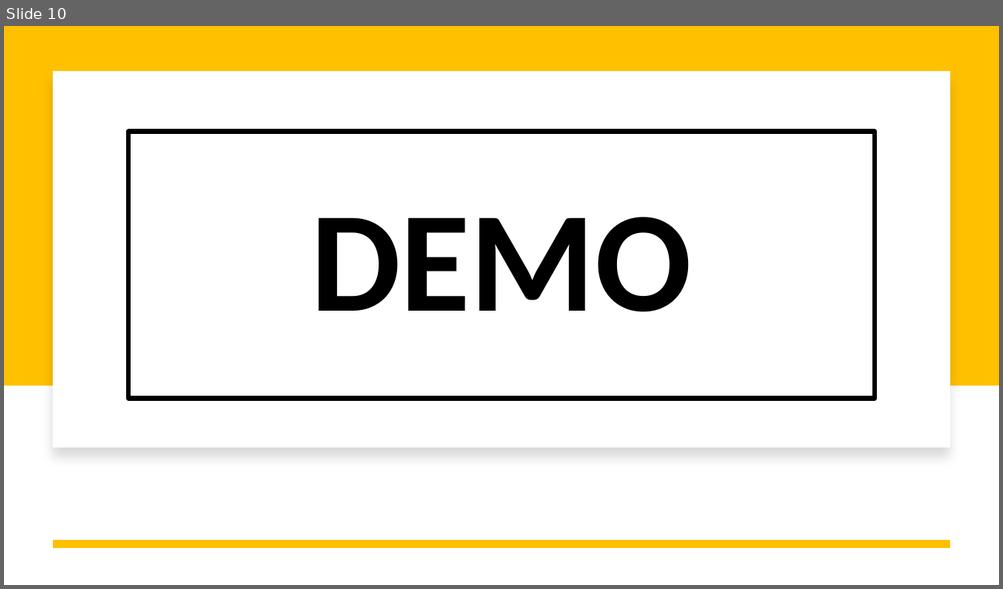
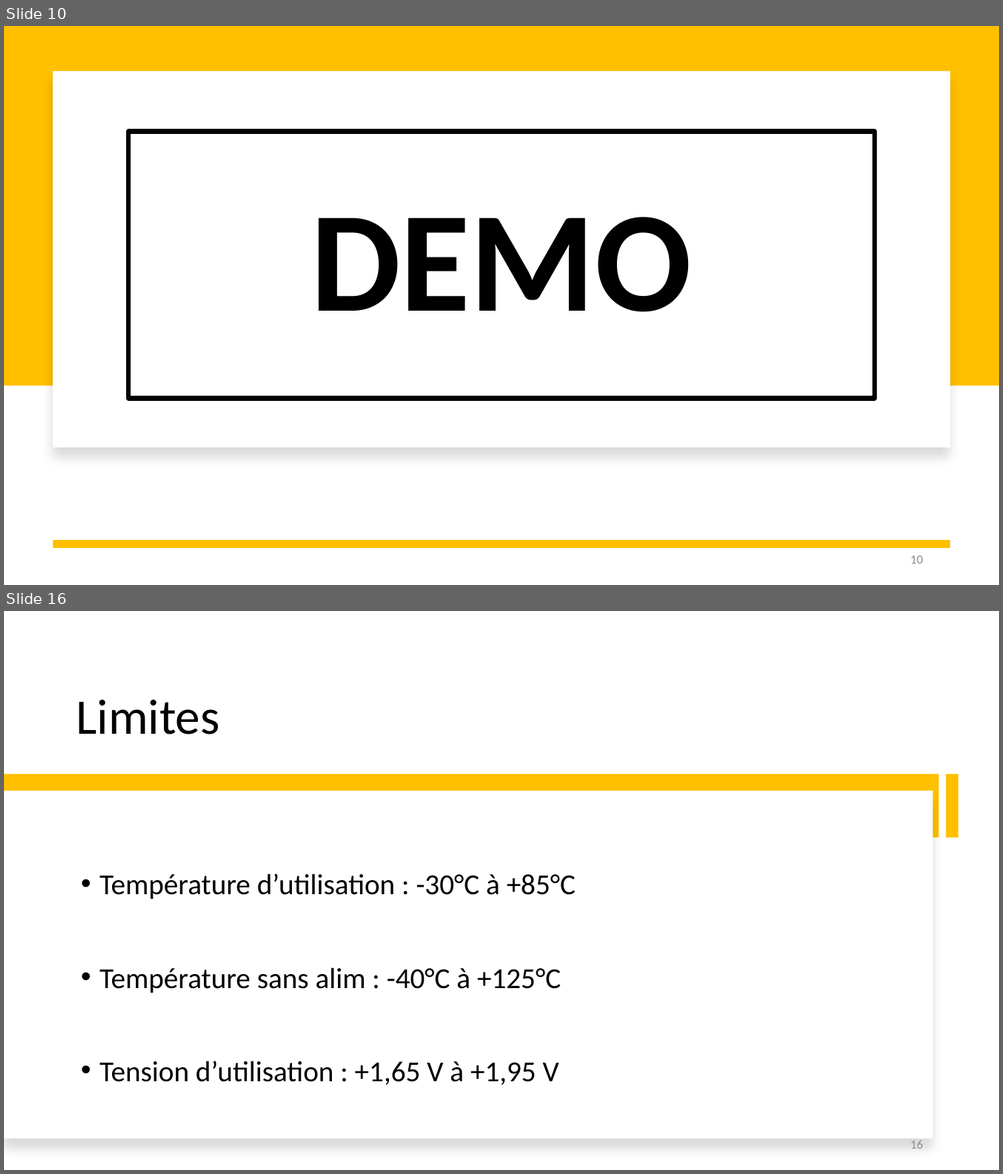
Before and after one commit to nimesh-t/Electronique-Numerique, a slide deck: Presentation/Presentation_Capteurs_BMP280.pptx. Shown one above the other, each under a label of ours: slide 10 before the commit, slides 10 and 16 after it; the slides between them are not shown. The pictures are 1003x589 and 1003x1174 pixels, drawn with LibreOffice and Linux fonts; fonts in the diff are those of the drawing. Boxes give left, top, right and bottom in pixels: in the first picture for what was removed or moved away, otherwise in the second. Text is boxed around its words. In the diff, an @@ line names an element or a change of style, - is before the commit and + after.

```diff
--- a/Presentation/Presentation_Capteurs_BMP280.pptx
+++ b/Presentation/Presentation_Capteurs_BMP280.pptx
@@ slide 16 added at [4,611,999,1170], background #FFFFFF @@
@@ title added at [77,699,220,735], 48 pt, text #000000 @@
+Limites
@@ rectangle added at [4,775,939,838], fill #FFC000 @@
@@ rectangle added at [945,775,959,838], fill #FFC000 @@
@@ rectangle added at [4,791,933,1139], fill #FFFFFF @@
@@ text added at [99,874,575,1085], 28 pt, text #000000 @@
+• Température d’utilisation : -30°C à +85°C
+• Température sans alim : -40°C à +125°C
+• Tension d’utilisation : +1,65 V à +1,95 V
@@ page number added at [910,1141,922,1149], 12 pt, text #8C8C8C @@
+16
@@ slide 10 changed as well @@
@@ page number added at [910,556,922,564], 12 pt, text #8C8C8C @@
+10
```
Also in this commit, not shown: 9 other slides changed, 6 other slides added.
